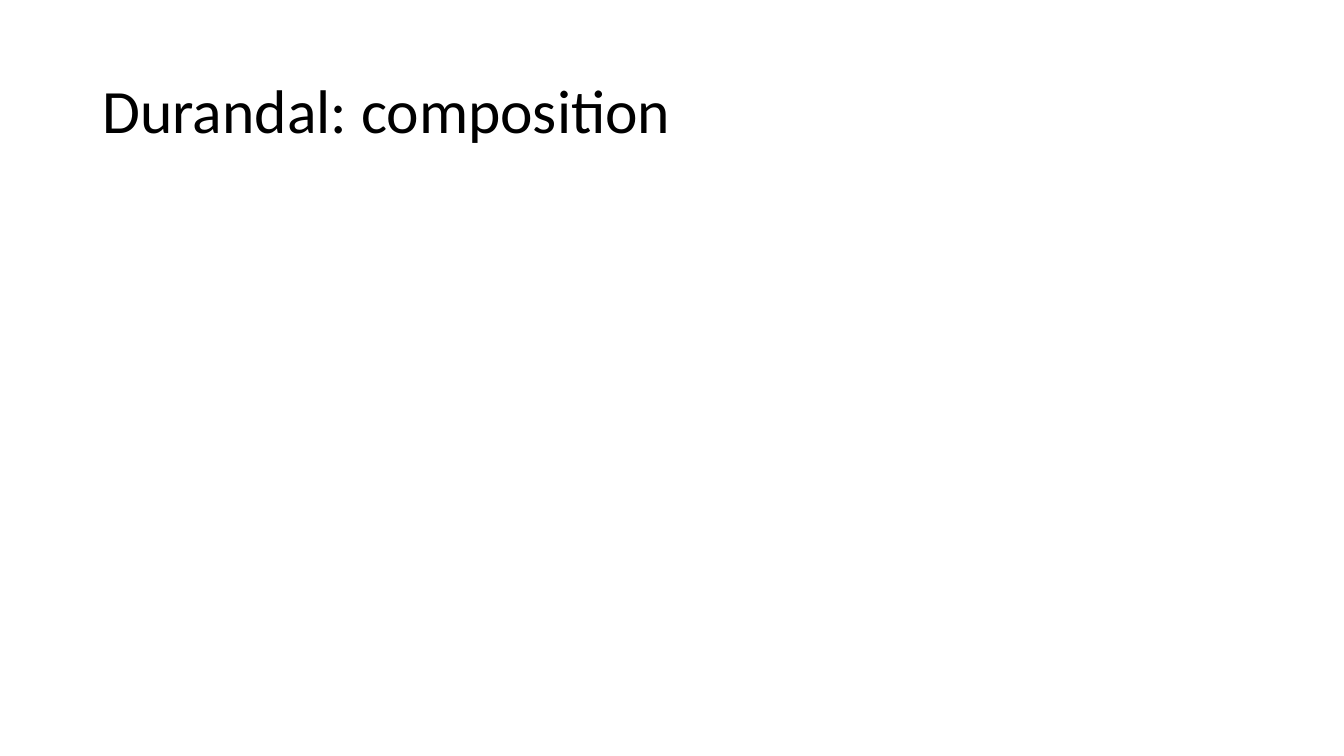
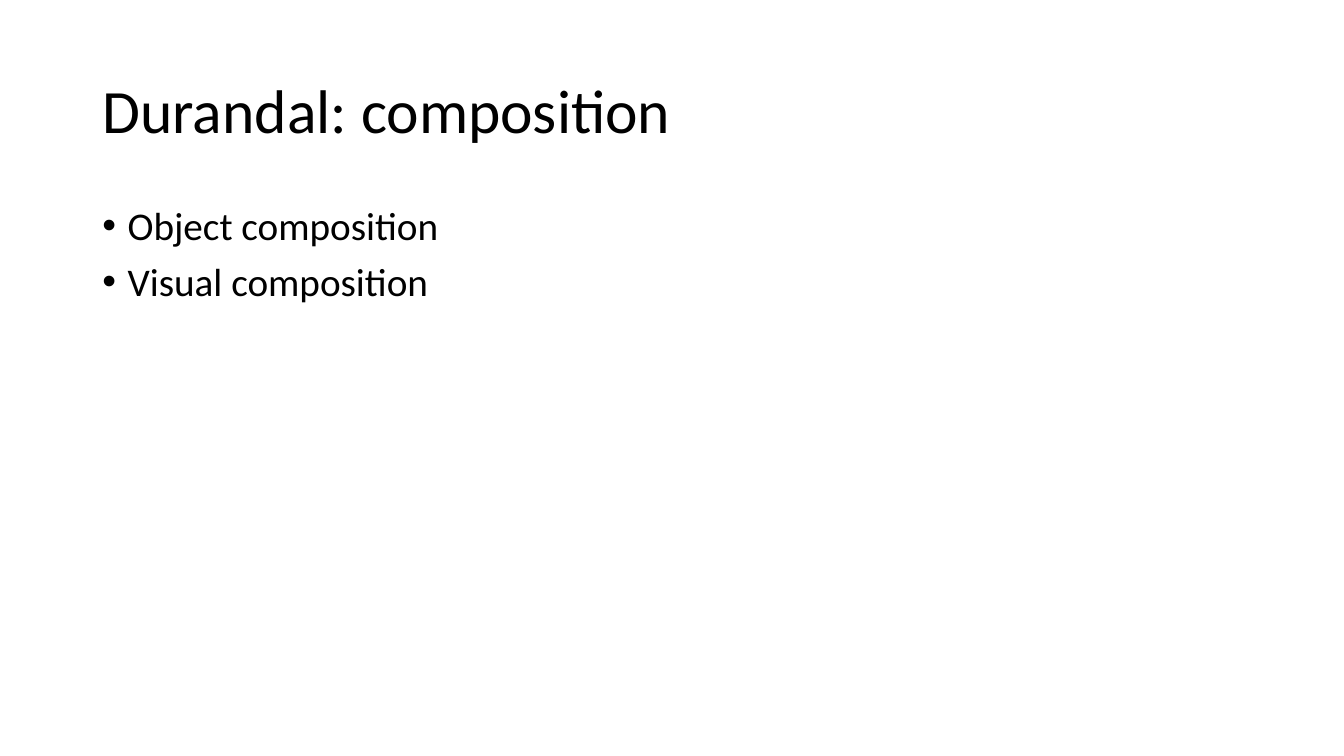
Before and after one commit to petermorlion/DurandalDemo, a slide deck: slide 25 of Durandal T4T.pptx. Drawn at 1344x756 pixels with LibreOffice and Linux fonts; fonts in the diff are those of the drawing. Boxes give left, top, right and bottom in pixels: in the first picture for what was removed or moved away, otherwise in the second. Text is boxed around its words. In the diff, an @@ line names an element or a change of style, - is before the commit and + after.

Commit message:
more powerpoint

```diff
--- a/Durandal T4T.pptx
+++ b/Durandal T4T.pptx
@@ text added at [128,212,438,303], 28 pt, text #000000 @@
+• Object composition
+• Visual composition
```
Also in this commit, not shown: 5 slides added.
